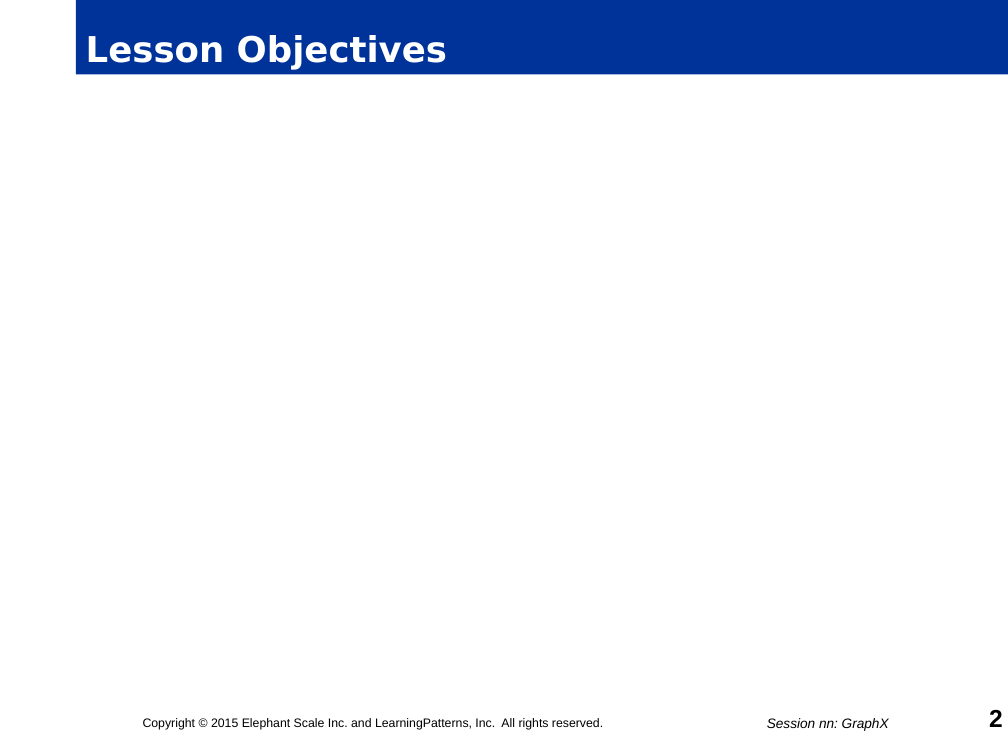
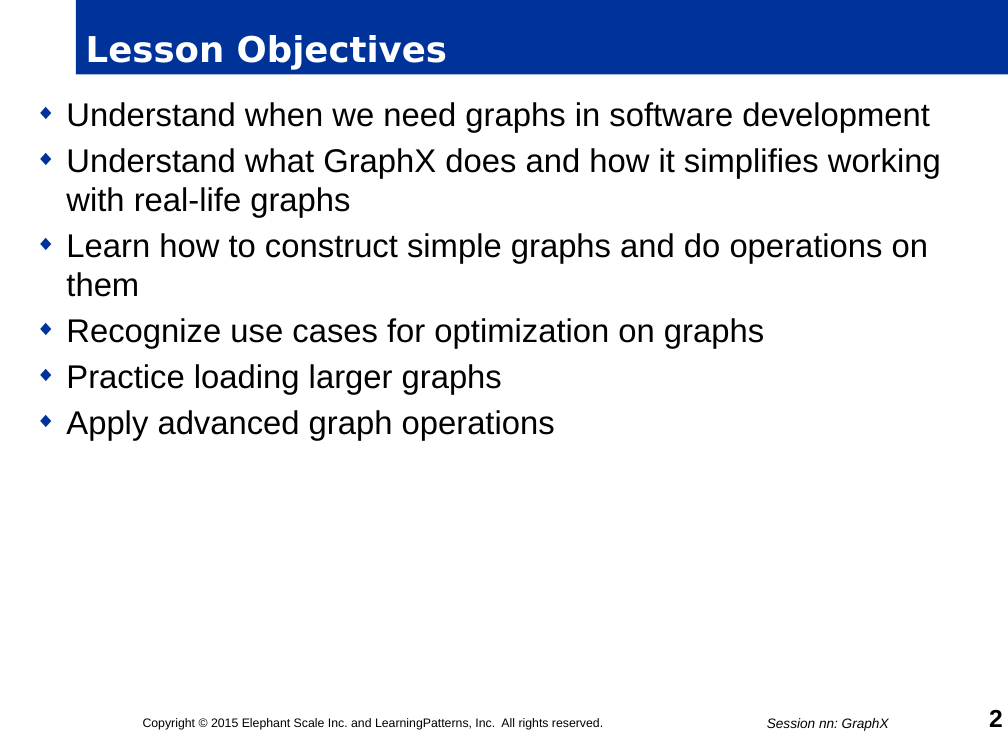
Before and after one commit to mattvinks/spark-labs, a slide deck: slide 2 of slides/nn_GraphX.pptm. Drawn at 1008x738 pixels with LibreOffice and Linux fonts; fonts in the diff are those of the drawing; background and template pictures are left out. Boxes give left, top, right and bottom in pixels: in the first picture for what was removed or moved away, otherwise in the second. Text is boxed around its words. In the diff, an @@ line names an element or a change of style, - is before the commit and + after.

Commit message:
GraphX start checkin

```diff
--- a/slides/nn_GraphX.pptm
+++ b/slides/nn_GraphX.pptm
@@ text added at [66,102,941,441], 24 pt, text #000000 @@
+◆ Understand when we need graphs in software development
+◆ Understand what GraphX does and how it simplifies working with real-life graphs
+◆ Learn how to construct simple graphs and do operations on them
+◆ Recognize use cases for optimization on graphs
+◆ Practice loading larger graphs
+◆ Apply advanced graph operations
```
Also in this commit, not shown: 3 other slides changed, 2 slides added.
